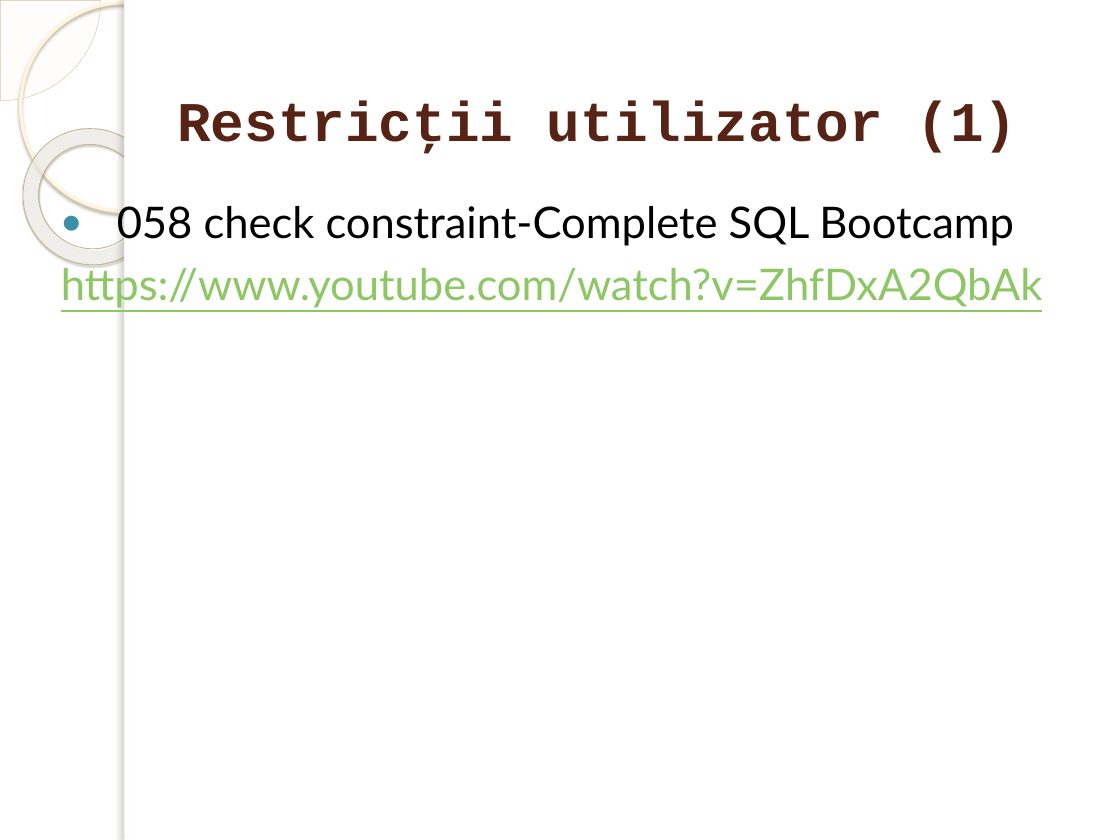
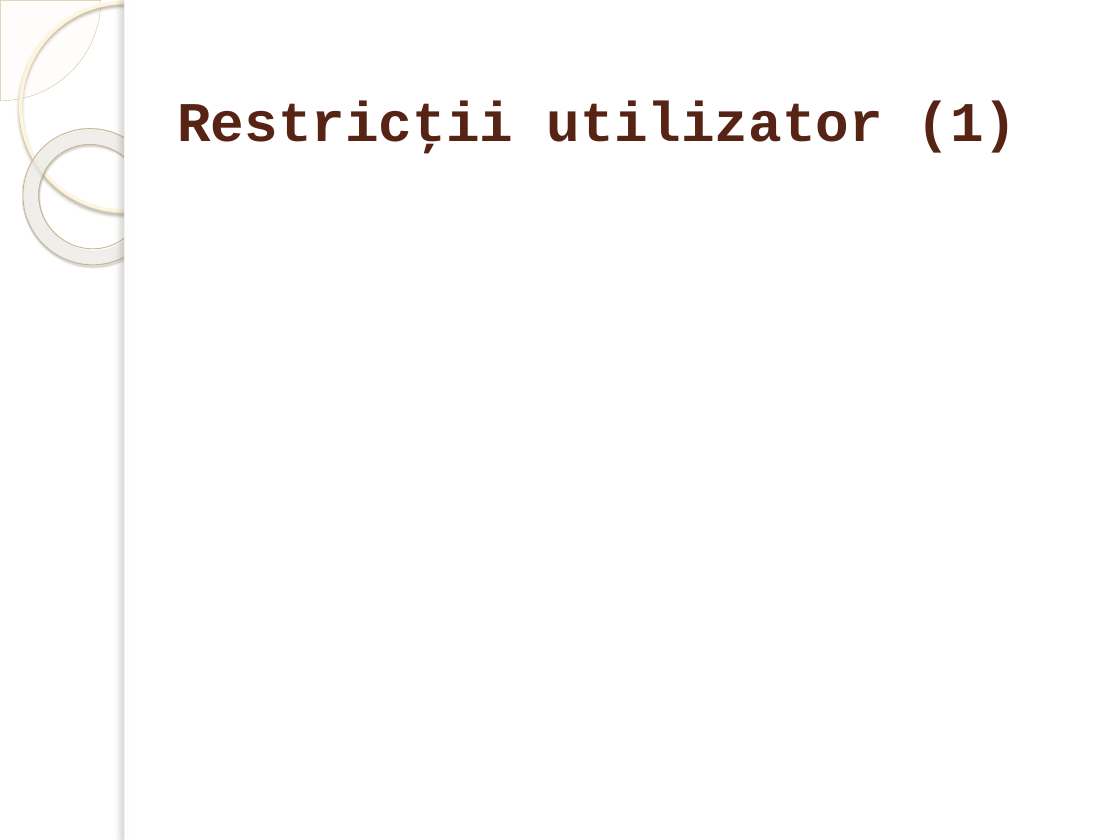
Before and after one commit to marinfotache/Baze-de-date-I, a slide deck: slide 26 of 10_SQL1_Crearea_BD_si_actualizare/10_SQL1_Crearea_BD_si_actualizare.pptx. Drawn at 1120x840 pixels with LibreOffice and Linux fonts; fonts in the diff are those of the drawing; background and template pictures are left out. Boxes give left, top, right and bottom in pixels: in the first picture for what was removed or moved away, otherwise in the second. Text is boxed around its words. In the diff, an @@ line names an element or a change of style, - is before the commit and + after.

```diff
--- a/10_SQL1_Crearea_BD_si_actualizare/10_SQL1_Crearea_BD_si_actualizare.pptx
+++ b/10_SQL1_Crearea_BD_si_actualizare/10_SQL1_Crearea_BD_si_actualizare.pptx
@@ text removed at bbox=[61, 206, 1043, 308] @@
-● 058 check constraint-Complete SQL Bootcamp
-https://www.youtube.com/watch?v=ZhfDxA2QbAk
```
Also in this commit, not shown: 8 other slides changed.
